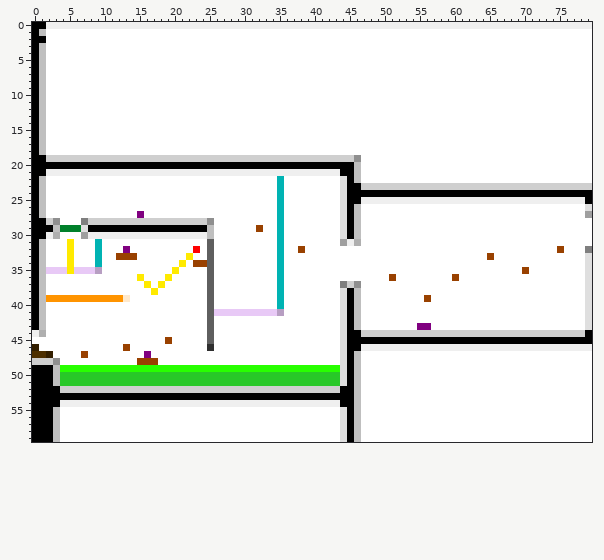
Two versions of one sprite sheet, source/level_data/layouts/level9/layer2.png. Above is the file before it was changed.
The file is 80x60 pixels.
The same view after the edit:
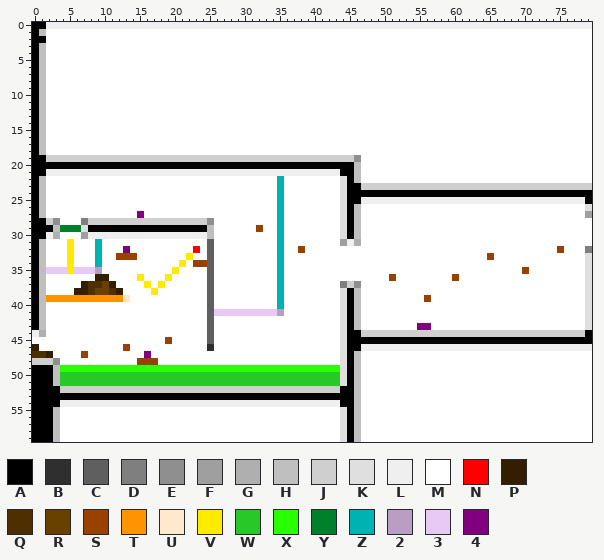
Palette (. is transparent): A #000000  B #2f2f2f  C #5f5f5f  D #7f7f7f  E #8f8f8f  F #9f9f9f  G #afafaf  H #bfbfbf  J #cfcfcf  K #dfdfdf  L #efefef  M #ffffff  N #ff0000  P #331f00  Q #4d2f00  R #684000  S #994100  T #ff9400  U #ffe9cc  V #ffea00  W #28c828  X #28ff00  Y #00802b  Z #00b3b3  2 #b79ec2  3 #e8c9f6  4 #800080
The edit:
The author changed colour M to colour P in row 36 at x 9 to 10; in row 37 at x 7 and 11; in row 38 at x 6 to 7 and 12.
The author changed colour M to colour Q in row 37 at x 8 to 9; in row 38 at x 8 and 11.
The author changed colour M to colour R in row 37 at x 10; in row 38 at x 9 to 10.
Changed places in both pictures, as pixel boxes (x1, y1, x2, y2):
changed: (74, 274, 123, 295)
